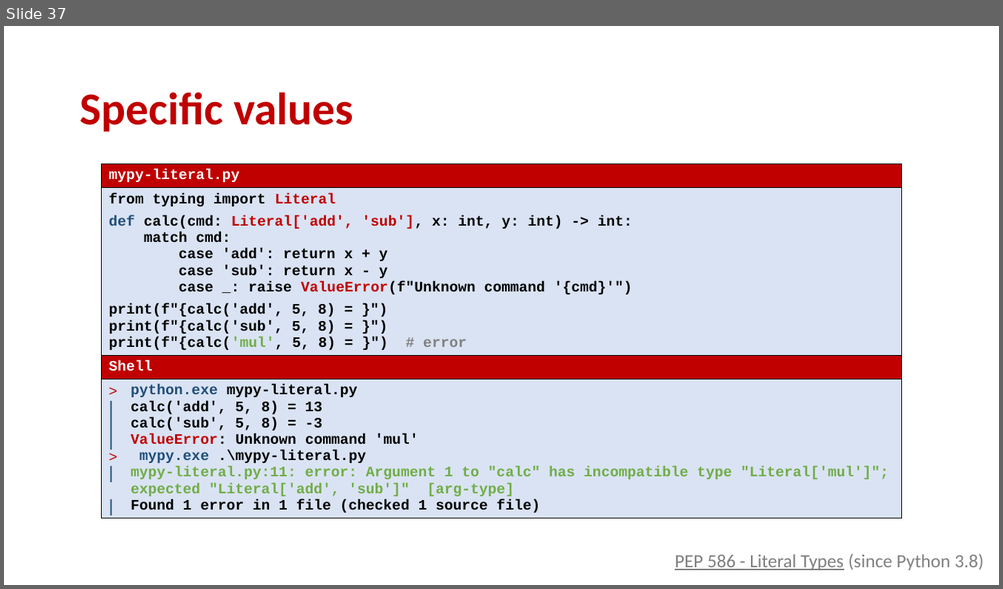
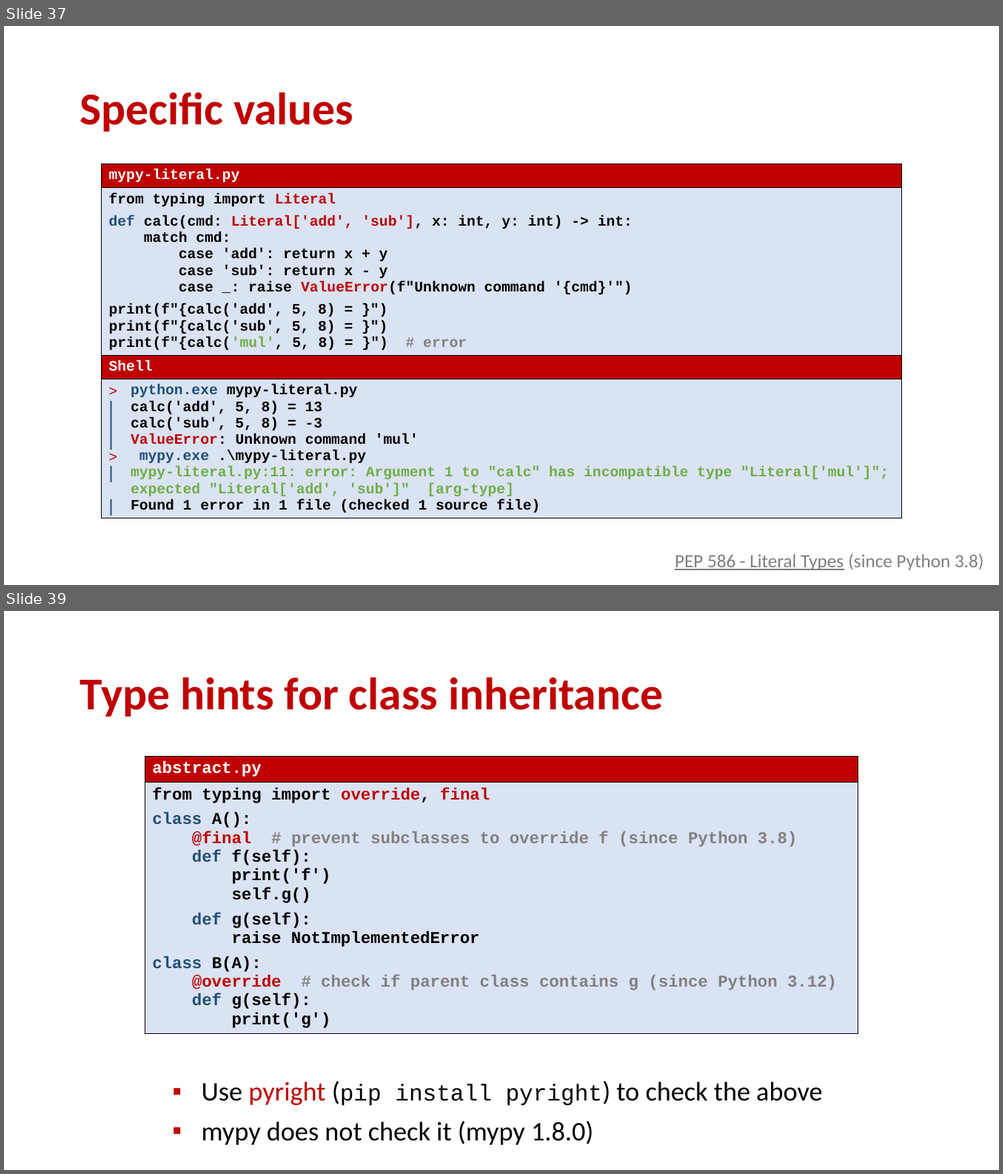
Before and after one commit to gsbrodal/gsbrodal.github.io, a slide deck: ipsa/slides/testing.pptx. Shown one above the other, each under a label of ours: slide 37 before the commit, slides 37 and 39 after it; the slides between them are not shown. The pictures are 1003x589 and 1003x1174 pixels, drawn with LibreOffice and Linux fonts; fonts in the diff are those of the drawing. Boxes give left, top, right and bottom in pixels: in the first picture for what was removed or moved away, otherwise in the second. Text is boxed around its words. In the diff, an @@ line names an element or a change of style, - is before the commit and + after.

```diff
--- a/ipsa/slides/testing.pptx
+++ b/ipsa/slides/testing.pptx
@@ slide 39 added at <box>4,611,999,1170</box>, background #FFFFFF @@
@@ title added at <box>79,677,663,717</box>, 44 pt, text #C00000, bold @@
+Type hints for class inheritance
@@ table added at <box>145,756,858,1048</box>, 2 rows, 1 columns @@
+abstract.py
+from typing import override, final / class A(): / @final # prevent subclasses to override f (since Python 3.8) / def f(self): / print('f') / self.g() / def g(self): / raise NotImplementedError / class B(A): / @override # check if parent class contains g (since Python 3.12) / def g(self): / print('g')
@@ text added at <box>202,1082,822,1145</box>, 25.9 pt, text #000000 @@
+▪ Use pyright (pip install pyright) to check the above
+▪ mypy does not check it (mypy 1.8.0)
```
Also in this commit, not shown: 1 slide changed, 1 other slide added, 5 other files.
